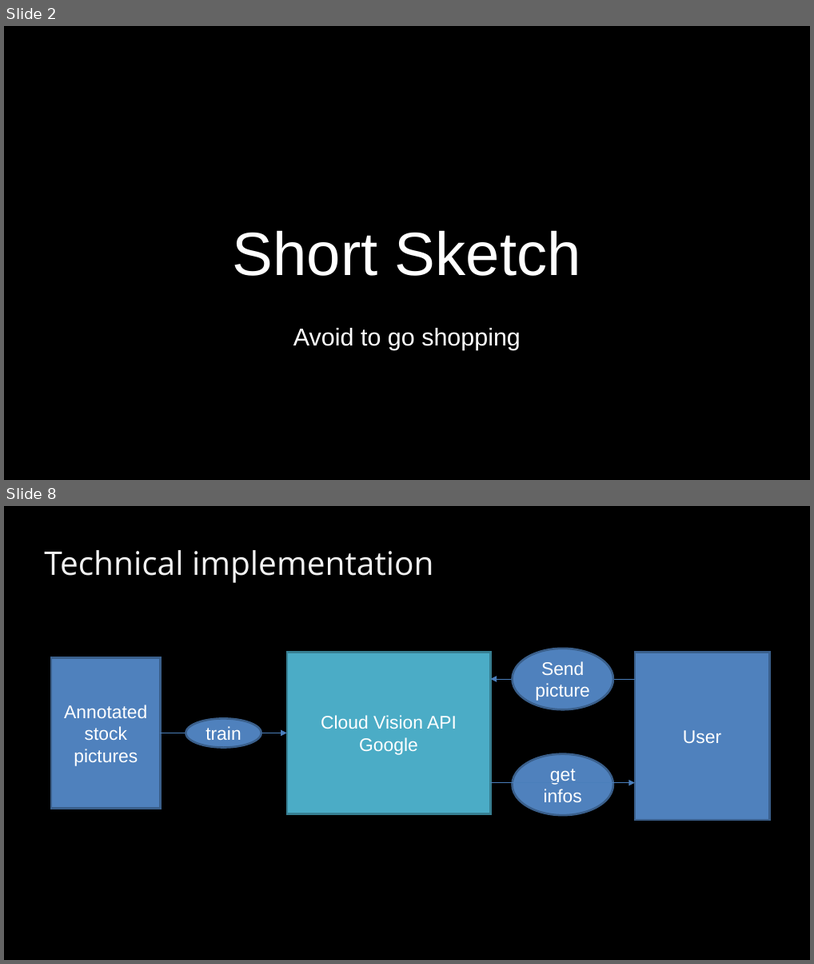
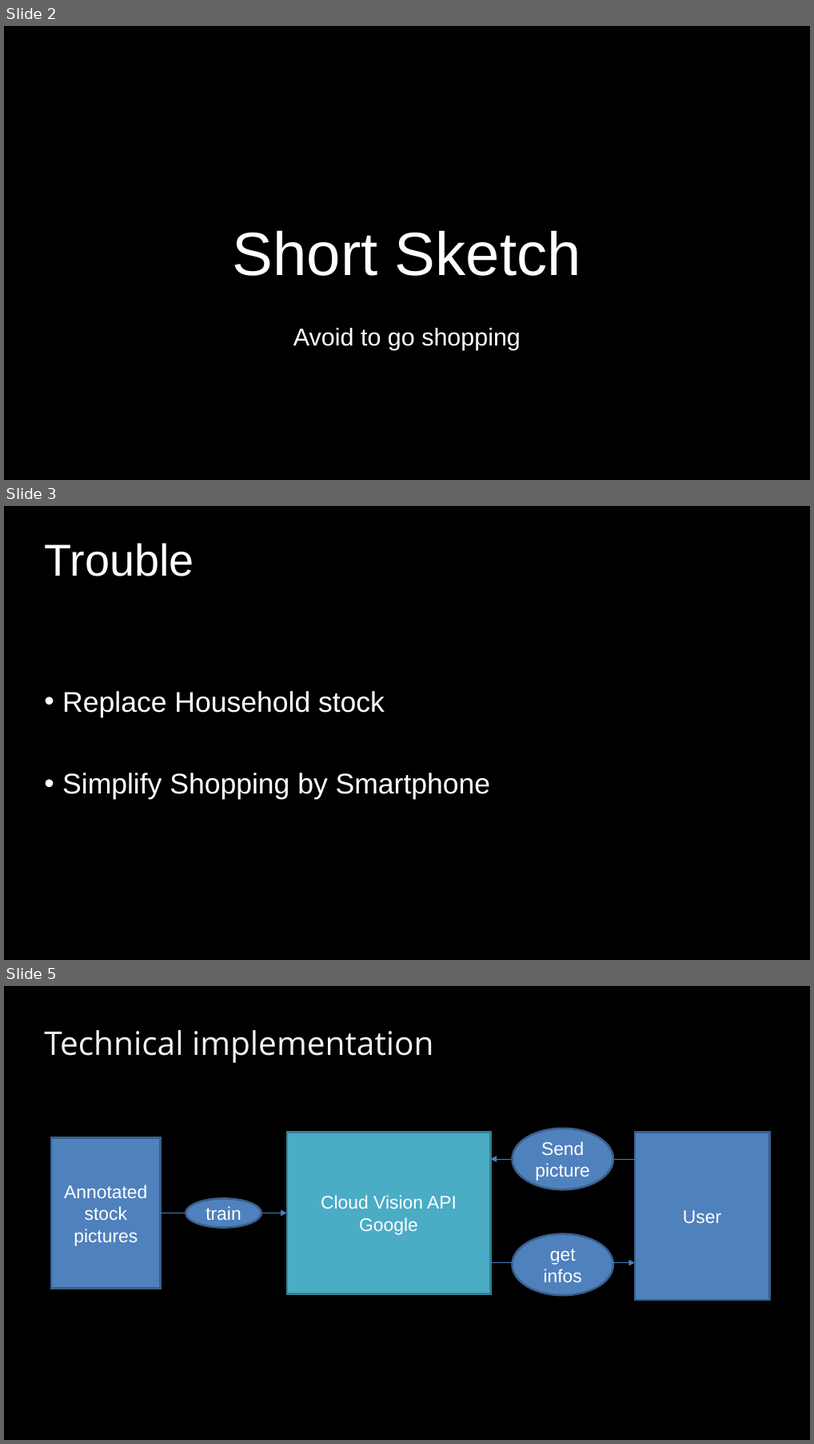
Before and after one commit to BaselHack/2021-team-5, a slide deck: presentation/presentation_v1.pptx. Shown one above the other, each under a label of ours: slides 2 and 8 before the commit, slides 2, 3 and 5 after it; the slides between them are not shown. The pictures are 814x964 and 814x1444 pixels, drawn with LibreOffice and Linux fonts; fonts in the diff are those of the drawing; background and template pictures are left out. Boxes give left, top, right and bottom in pixels: in the first picture for what was removed or moved away, otherwise in the second. Text is boxed around its words. In the diff, an @@ line names an element or a change of style, - is before the commit and + after.

```diff
--- a/presentation/presentation_v1.pptx
+++ b/presentation/presentation_v1.pptx
@@ slide 3 added at bbox=[4, 506, 810, 960], background #000000 @@
@@ title added at bbox=[44, 543, 194, 576], 44 pt, text #FFFFFF @@
+Trouble
@@ subtitle added at bbox=[62, 691, 491, 799], 28 pt, text #FFFFFF @@
+• Replace Household stock
+• Simplify Shopping by Smartphone
@@ what was slide 8 is now slide 5 @@
```
Also in this commit, not shown: 1 other slide added, 3 slides removed.
